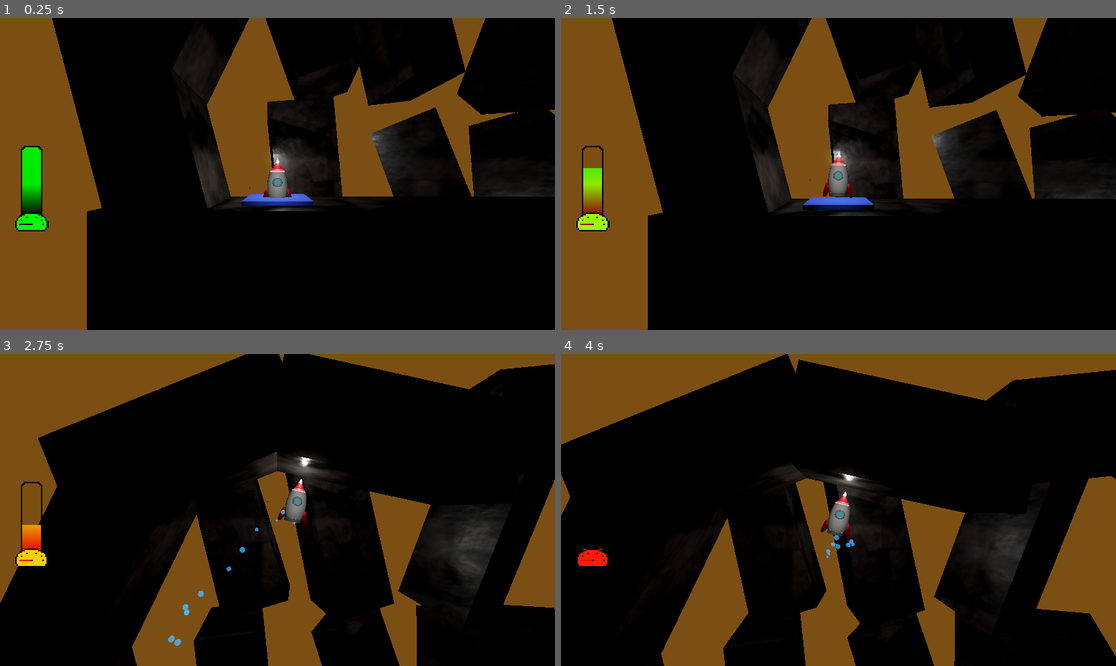
Above: before the commit, frames 1-4 (two rows, left to right).
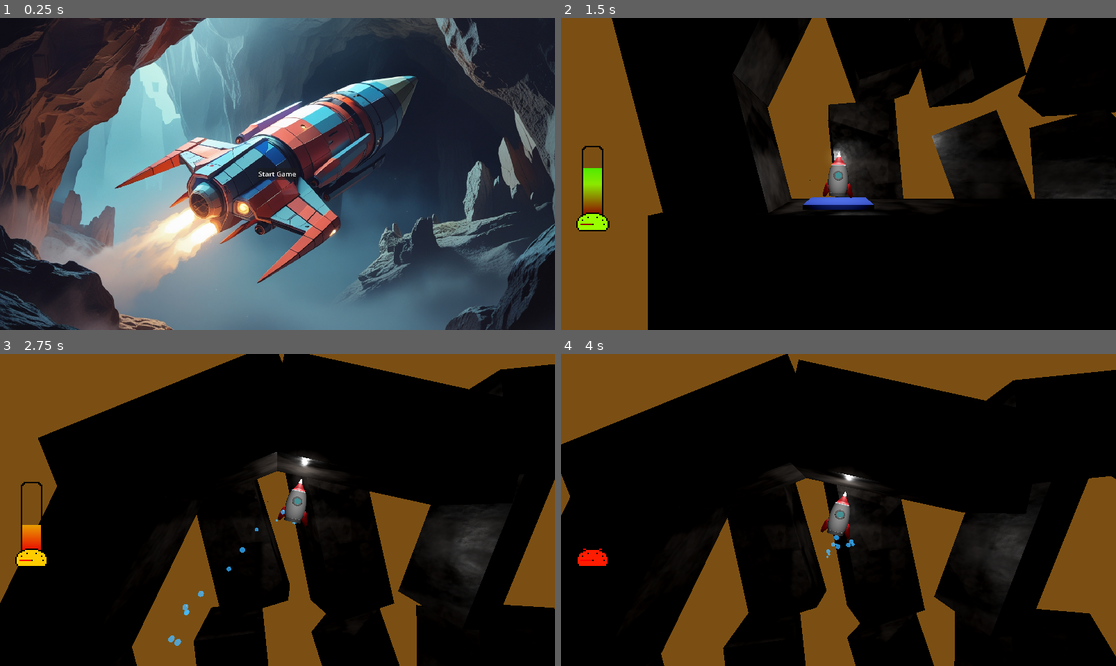
Above: after the commit, the same moments.

Repository: OutwardLightStudio/nexus
Game: Godot game, scene res://scenes/main_menu.tscn
Two runs of this game, one before a commit and one after it. Both use one fixed random seed, a clock stepped at 60 frames per second and the inputs below. Before the commit the project starts from res://levels/level.tscn. Sound files missing from this copy of the repository are replaced by a short silence.
Inputs (mouse positions are in pixels of both pictures, inside the frame that each line leads up to):
- Up to frame 1 (0.25 s): no input
- Up to frame 2 (1.5 s): click (838, 174) at 0.5 s, where only the run after the commit has a clickable "Start Game"; hold D (rotate_right) from 1.28 s (still down); tap E (boost) at 1.35 s
- Up to frame 3 (2.75 s): release D (rotate_right) at 2.03 s; hold A (rotate_left) from 2.03 s (still down); tap E (boost) at 2.1 s
- Up to frame 4 (4 s): release A (rotate_left) at 2.78 s; hold D (rotate_right) 2.78-3.53 s; tap E (boost) at 2.85, 3.6 s; hold Space (thrust) from 3.53 s (still down)

The runs differ from the first frame. In frame 1, 98% of the frame differs, in the area x 0-100%, y 0-100%; in frame 2, less than 0.1%; in frame 3, less than 0.1%; in frame 4, nothing differs.

Commit message:
Initial main menu

Diff:
--- a/project.godot
+++ b/project.godot
@@ -10,8 +10,8 @@
 
 [application]
 
-config/name="Rocket Game"
-run/main_scene="res://levels/level.tscn"
+config/name="Nexus"
+run/main_scene="res://scenes/main_menu.tscn"
 config/features=PackedStringArray("4.3", "Forward Plus")
 config/icon="res://icon.svg"
 
--- /dev/null
+++ b/scenes/main_menu.gd
@@ -0,0 +1,95 @@
+extends Control
+
+## The scene to load when the Start Game button is pressed.
+##
+## This path should point to your main game scene. The scene will be loaded
+## using threaded loading when the menu appears to improve performance.
+##
+## [b]Note:[/b] Make sure the target scene exists and is a valid [code].tscn[/code] file.
+## If no scene is specified, an error will be logged to the output panel.
+@export_file("*.tscn") var game_scene_path: String = "res://scenes/game.tscn"
+
+# Store the loading status
+var _loading_started: bool = false
+var _loading_progress: Array[float] = []
+
+func _ready() -> void:
+	# Connect the button's pressed signal
+	$MarginContainer/VBoxContainer/StartGameButton.pressed.connect(_on_start_game_button_pressed)
+
+	# Start prefetching the game scene
+	_start_scene_prefetch()
+
+## Begins asynchronous loading of the target scene.
+## This improves performance by loading the scene in the background while the menu is visible.
+func _start_scene_prefetch() -> void:
+	if game_scene_path.is_empty():
+		push_error("No game scene path specified in MainMenu")
+		return
+
+	# Check if the scene is already cached
+	if ResourceLoader.has_cached(game_scene_path):
+		return
+
+	# Begin background loading
+	var error = ResourceLoader.load_threaded_request(game_scene_path)
+	if error != OK:
+		push_error("Failed to start loading scene: " + game_scene_path)
+		return
+
+	_loading_started = true
+
+## Called every frame while the menu is visible.
+## Monitors the loading progress of the prefetched scene.
+func _process(_delta: float) -> void:
+	if not _loading_started:
+		return
+
+	# Check the loading status
+	var status = ResourceLoader.load_threaded_get_status(game_scene_path, _loading_progress)
+
+	match status:
+		ResourceLoader.THREAD_LOAD_LOADED:
+			# Loading finished successfully
+			_loading_started = false
+		ResourceLoader.THREAD_LOAD_FAILED:
+			# Loading failed
+			push_error("Failed to load scene: " + game_scene_path)
+			_loading_started = false
+		ResourceLoader.THREAD_LOAD_INVALID_RESOURCE:
+			# Invalid resource
+			push_error("Invalid scene resource: " + game_scene_path)
+			_loading_started = false
+		ResourceLoader.THREAD_LOAD_IN_PROGRESS:
+			# Still loading - you could update a progress bar here
+			pass
+
+## Handles the start game button press event.
+## Changes to the prefetched scene if it's ready, otherwise waits for loading to complete.
+func _on_start_game_button_pressed() -> void:
+	if game_scene_path.is_empty():
+		push_error("No game scene path specified in MainMenu")
+		return
+
+	if _loading_started:
+		# Scene is still loading, wait for it to complete
+		await get_tree().create_timer(0.1).timeout
+		_on_start_game_button_pressed()  # Try again after a short delay
+		return
+
+	# Get the loaded scene resource
+	var scene: PackedScene
+	if ResourceLoader.has_cached(game_scene_path):
+		scene = ResourceLoader.load_threaded_get(game_scene_path) as PackedScene
+	else:
+		# Fallback to synchronous loading if prefetch failed
+		scene = load(game_scene_path) as PackedScene
+
+	if scene == null:
+		push_error("Failed to get scene: " + game_scene_path)
+		return
+
+	# Change to the loaded scene
+	var error = get_tree().change_scene_to_packed(scene)
+	if error != OK:
+		push_error("Failed to change to scene: " + game_scene_path)
--- /dev/null
+++ b/scenes/main_menu.tscn
@@ -0,0 +1,48 @@
+[gd_scene load_steps=3 format=3 uid="uid://r17hoxo08r2f"]
+
+[ext_resource type="Script" path="res://scenes/main_menu.gd" id="1_ccoqw"]
+[ext_resource type="Texture2D" uid="uid://ct0c60k3q1y7x" path="res://assets/images/main_menu.jpg" id="2_6c483"]
+
+[node name="MainMenu" type="Control"]
+layout_mode = 3
+anchors_preset = 15
+anchor_right = 1.0
+anchor_bottom = 1.0
+grow_horizontal = 2
+grow_vertical = 2
+script = ExtResource("1_ccoqw")
+game_scene_path = "res://levels/level.tscn"
+
+[node name="Background" type="TextureRect" parent="."]
+layout_mode = 1
+anchors_preset = 15
+anchor_right = 1.0
+anchor_bottom = 1.0
+grow_horizontal = 2
+grow_vertical = 2
+texture = ExtResource("2_6c483")
+stretch_mode = 6
+
+[node name="MarginContainer" type="MarginContainer" parent="."]
+layout_mode = 1
+anchors_preset = 15
+anchor_right = 1.0
+anchor_bottom = 1.0
+grow_horizontal = 2
+grow_vertical = 2
+theme_override_constants/margin_left = 20
+theme_override_constants/margin_top = 20
+theme_override_constants/margin_right = 20
+theme_override_constants/margin_bottom = 20
+
+[node name="VBoxContainer" type="VBoxContainer" parent="MarginContainer"]
+layout_mode = 2
+size_flags_horizontal = 4
+size_flags_vertical = 4
+theme_override_constants/separation = 20
+
+[node name="StartGameButton" type="Button" parent="MarginContainer/VBoxContainer"]
+layout_mode = 2
+size_flags_horizontal = 4
+theme_override_font_sizes/font_size = 24
+text = "Start Game"
Binary file added: assets/images/main_menu.jpg
Not shown, added: assets/images/main_menu.jpg.import
